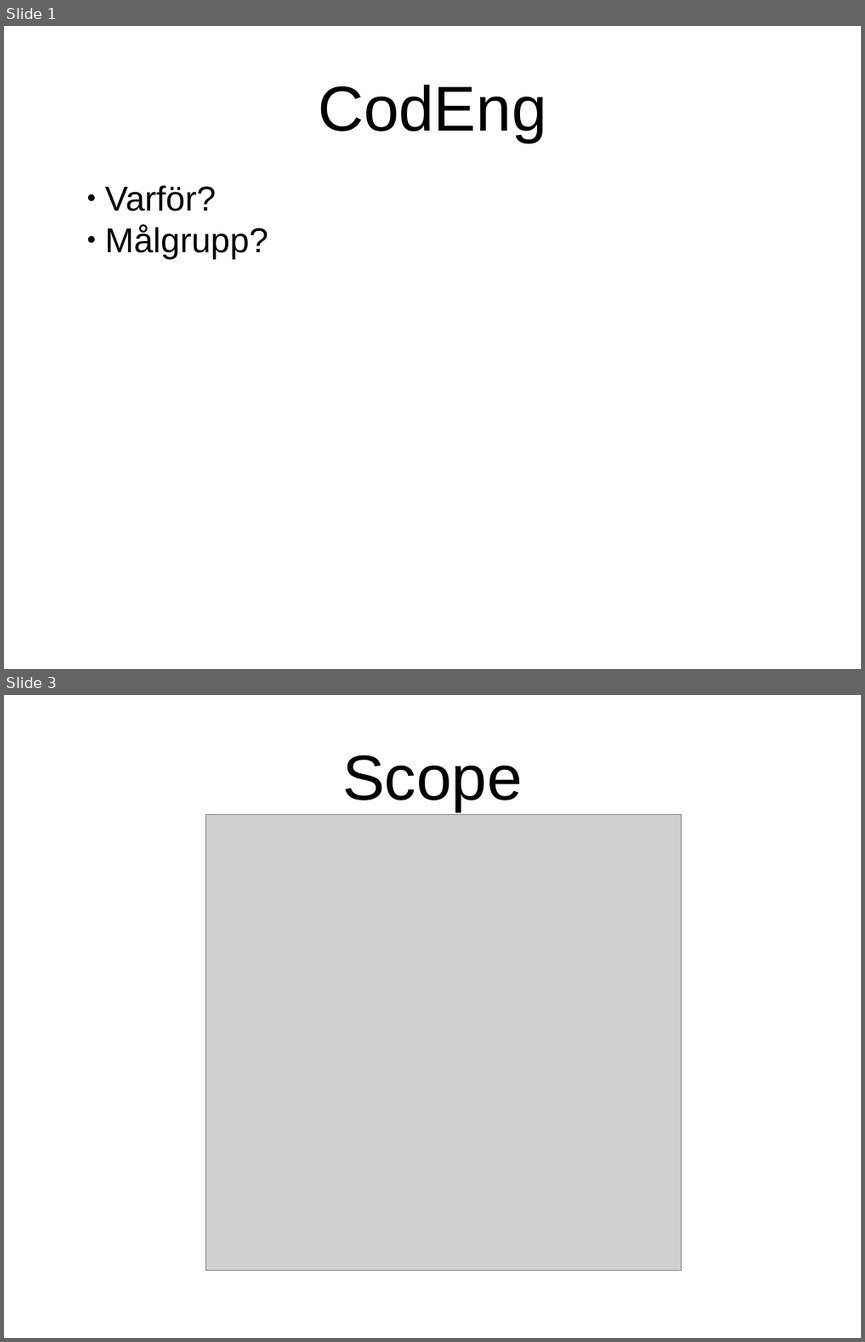
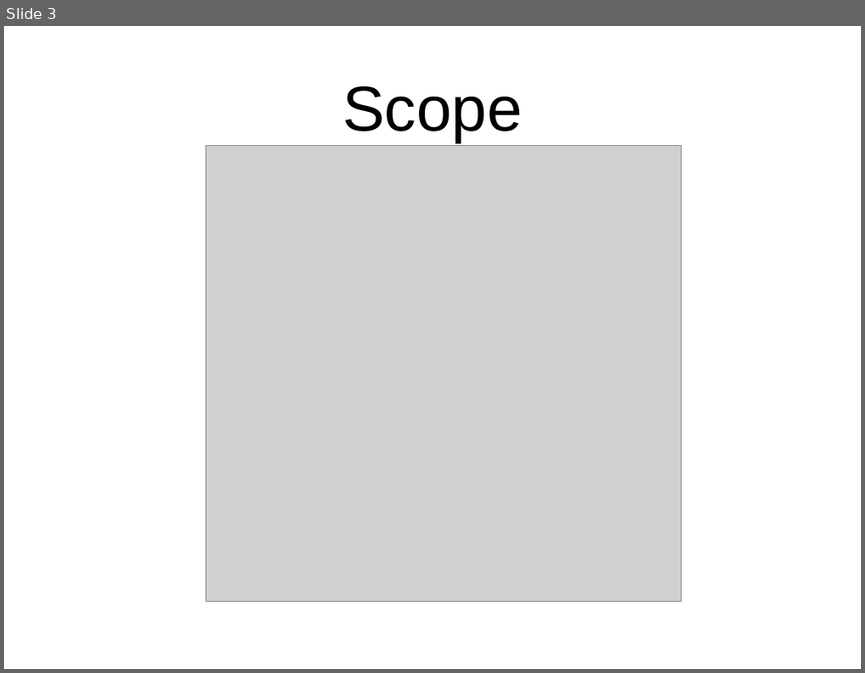
Before and after one commit to stureling/CodEng, a slide deck: doc/presentation/pp.odp. Shown one above the other, each under a label of ours: slides 1 and 3 before the commit, slide 3 after it; the slides between them are not shown. The pictures are 865x1342 and 865x673 pixels, drawn with LibreOffice and Linux fonts; fonts in the diff are those of the drawing; grey boxes stand for pictures. Boxes give left, top, right and bottom in pixels: in the first picture for what was removed or moved away, otherwise in the second. Text is boxed around its words. In the diff, an @@ line names an element or a change of style, - is before the commit and + after.

```diff
--- a/doc/presentation/pp.odp
+++ b/doc/presentation/pp.odp
@@ slide 1 removed at box(4, 26, 861, 669), background #FFFFFF @@
@@ title removed at box(318, 85, 546, 142) @@
-CodEng
@@ subtitle removed at box(105, 185, 268, 259) @@
-● Varför?
-● Målgrupp?
```
Also in this commit, not shown: 1 slide changed, 1 slide added, 10 other files.
